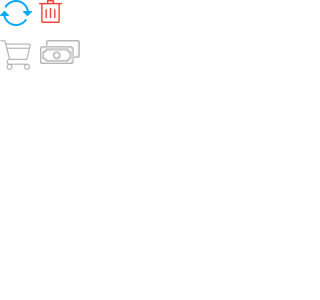
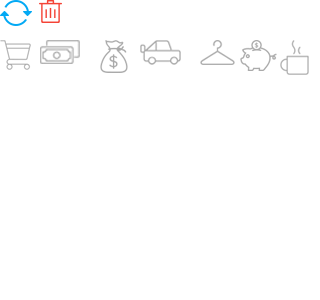
Revision of a layered 320 × 300 image; what changed, layer by layer:
added layer "Layer 9" above "Layer 8" over [280, 40, 309, 75]
added layer "Layer 8" above "Layer 7" over [240, 40, 277, 71]
added layer "Layer 7" above "Layer 6" over [200, 40, 235, 65]
added layer "Layer 6" above "Layer 5" over [140, 40, 181, 65]
added layer "Layer 5" above "Layer 4" over [100, 40, 128, 73]
